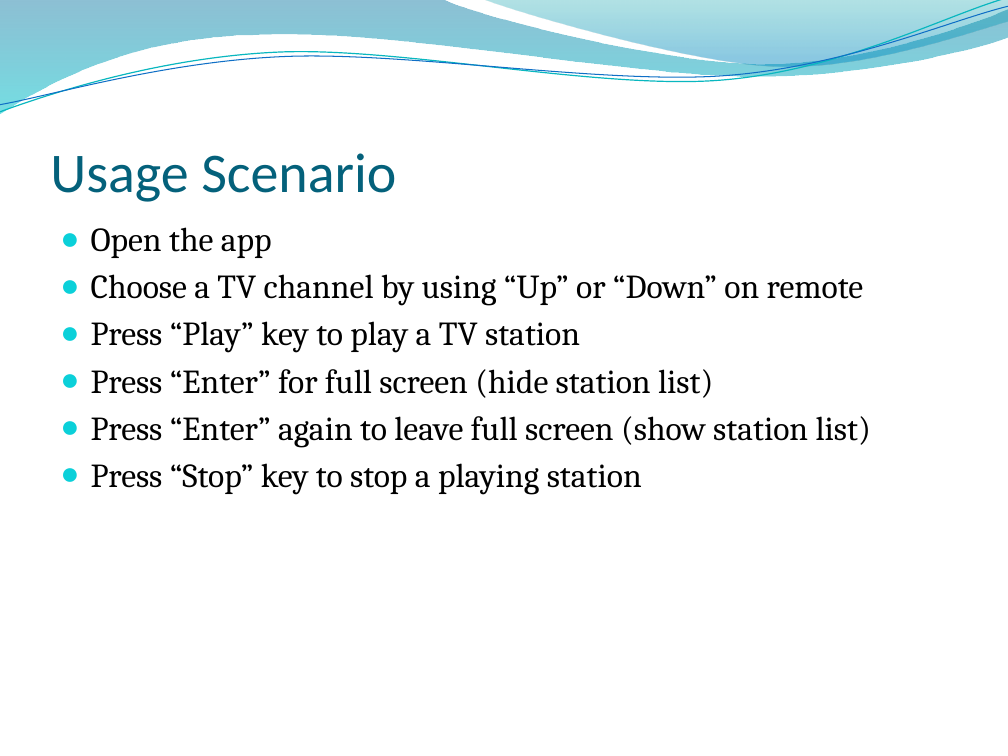
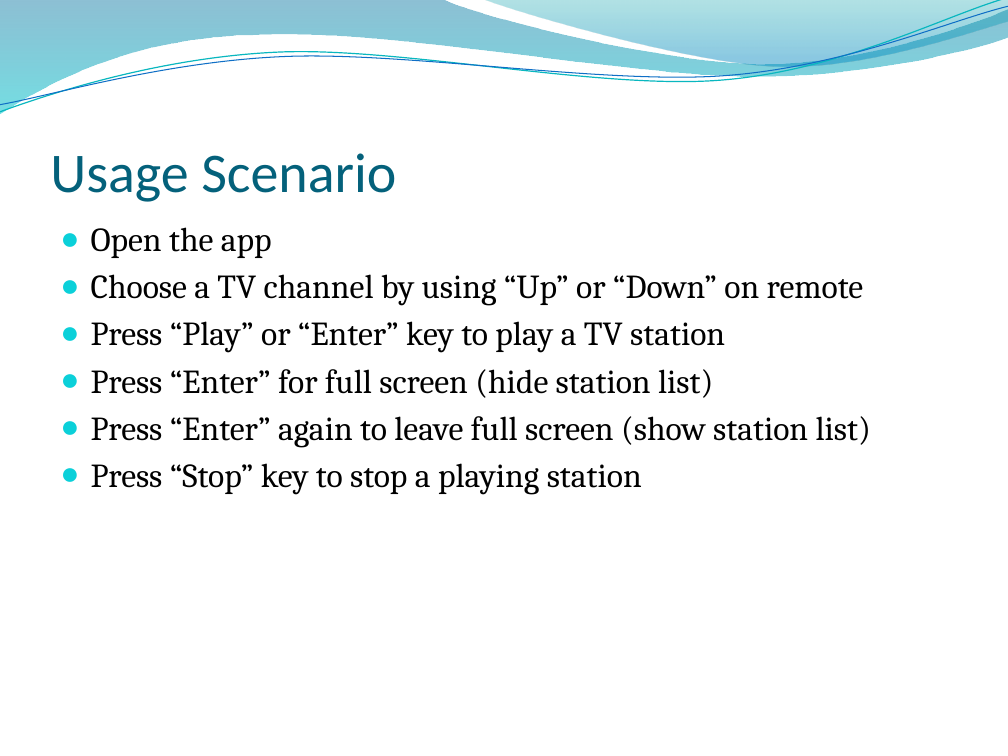
Before and after one commit to konir/LocalTV-SmartTV, a slide deck: slide 5 of doc/App_Description_LocalTV_eng_v.1.0.0.pptx. Drawn at 1008x756 pixels with LibreOffice and Linux fonts; fonts in the diff are those of the drawing; background and template pictures are left out. Boxes give left, top, right and bottom in pixels: in the first picture for what was removed or moved away, otherwise in the second. Text is boxed around its words. In the diff, an @@ line names an element or a change of style, - is before the commit and + after.

```diff
--- a/doc/App_Description_LocalTV_eng_v.1.0.0.pptx
+++ b/doc/App_Description_LocalTV_eng_v.1.0.0.pptx
@@ text at bbox=[91, 321, 725, 353]: text changed @@
-● Press “Play” key to play a TV station
+● Press “Play” or “Enter” key to play a TV station
```
Also in this commit, not shown: 2 other slides changed, 18 other files.
